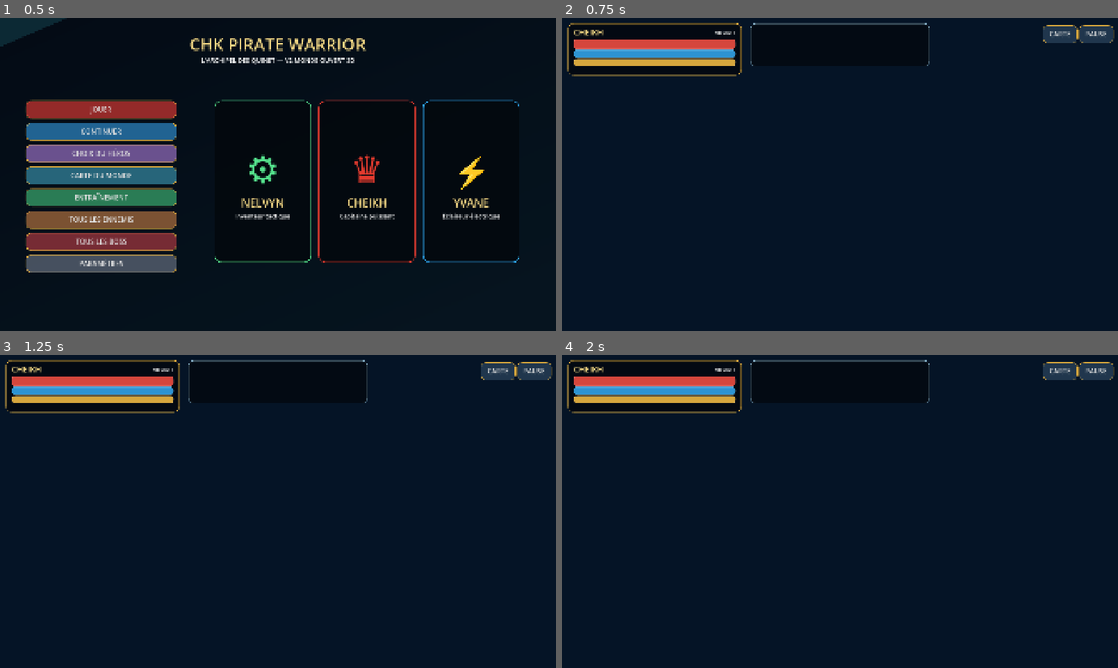
Above: before the commit, frames 1-4 (two rows, left to right).
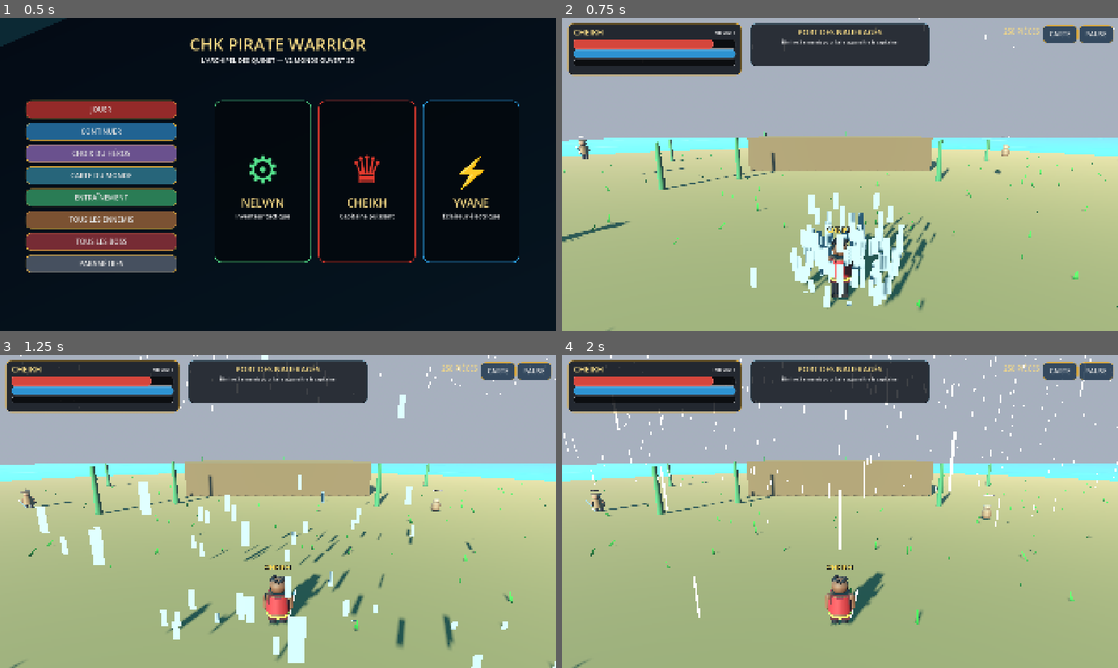
Above: after the commit, the same moments.

Repository: Chasmet/Chk-pirate-warrior-
Game: Godot game, scene res://scenes/main.tscn
The game is run twice, just before and just after one commit, with the same random seed, the same clock (stepped at 60 frames per second) and the same inputs.
Inputs (mouse positions are in pixels of both pictures, inside the frame that each line leads up to):
- Up to frame 1 (0.5 s): no input
- Up to frame 2 (0.75 s): click "JOUER" at 0.5 s
- Up to frame 3 (1.25 s): no input
- Up to frame 4 (2 s): drag from (912, 533) to (895, 442) at 1.27 s

Frame 1 is identical in both runs. In frame 2, 97% of the frame differs, in the area x 0-100%, y 0-100%; in frame 3, 97%; in frame 4, 97%.
Error before the commit: Parse Error: Cannot infer the type of "weather" variable because the value doesn't have a set type. (res://scripts/world_visuals.gd:30)
Error after the commit: Invalid access to property or key 'vector_changed' on a base object of type 'VirtualJoystick'. (res://scripts/game_ui.gd:172)

Commit message:
fix(v2): typer explicitement la météo pour Godot 4.6

Diff:
--- a/godot/scripts/world_visuals.gd
+++ b/godot/scripts/world_visuals.gd
@@ -27,7 +27,7 @@
 	particles.global_position = player_position + Vector3(0, 12, 0)
 
 func set_zone_weather(zone_index: int) -> void:
-	var weather := WEATHER[clampi(zone_index, 0, WEATHER.size() - 1)]
+	var weather: String = String(WEATHER[clampi(zone_index, 0, WEATHER.size() - 1)])
 	var quad := particles.draw_pass_1 as QuadMesh
 	var material := StandardMaterial3D.new()
 	material.shading_mode = BaseMaterial3D.SHADING_MODE_UNSHADED
